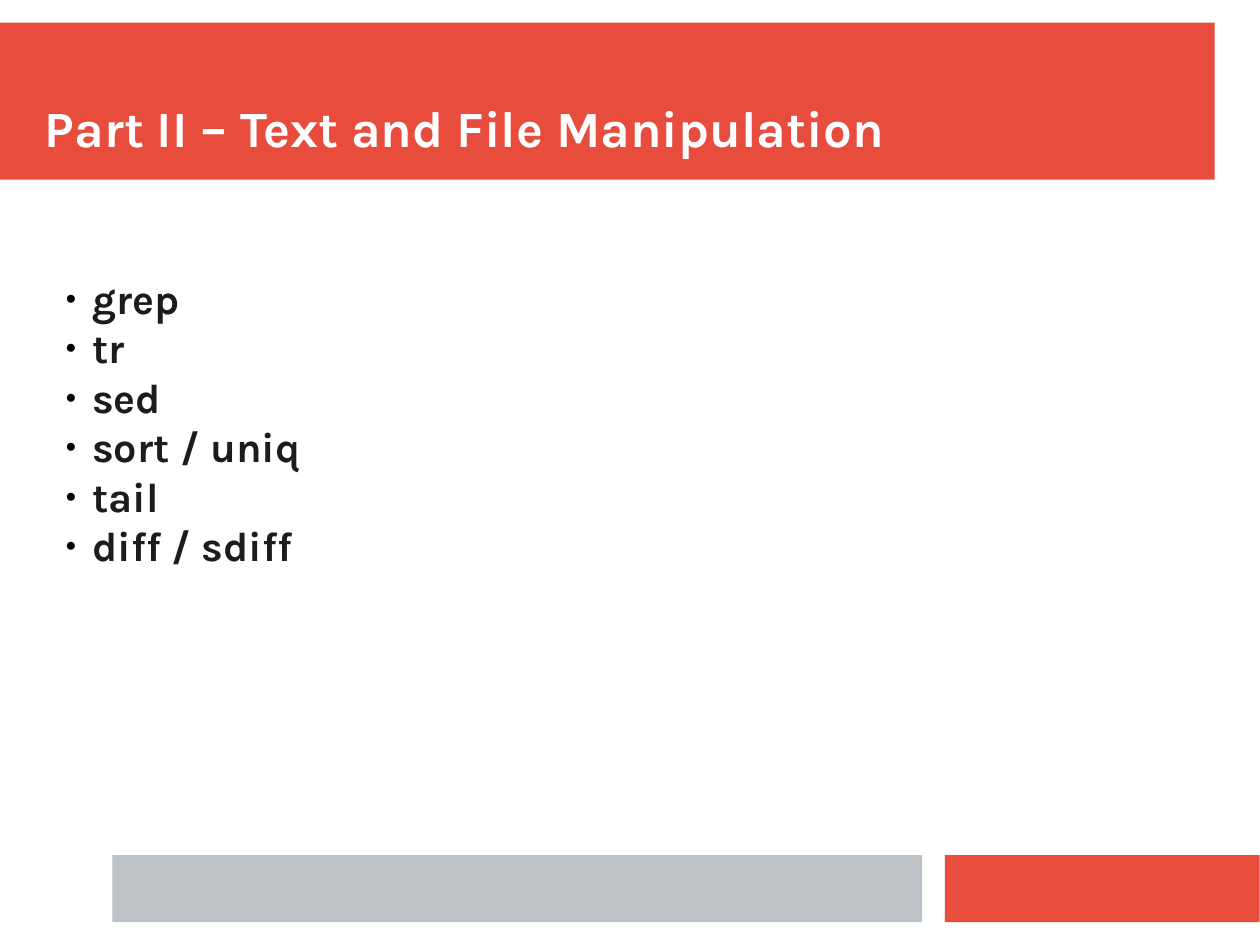
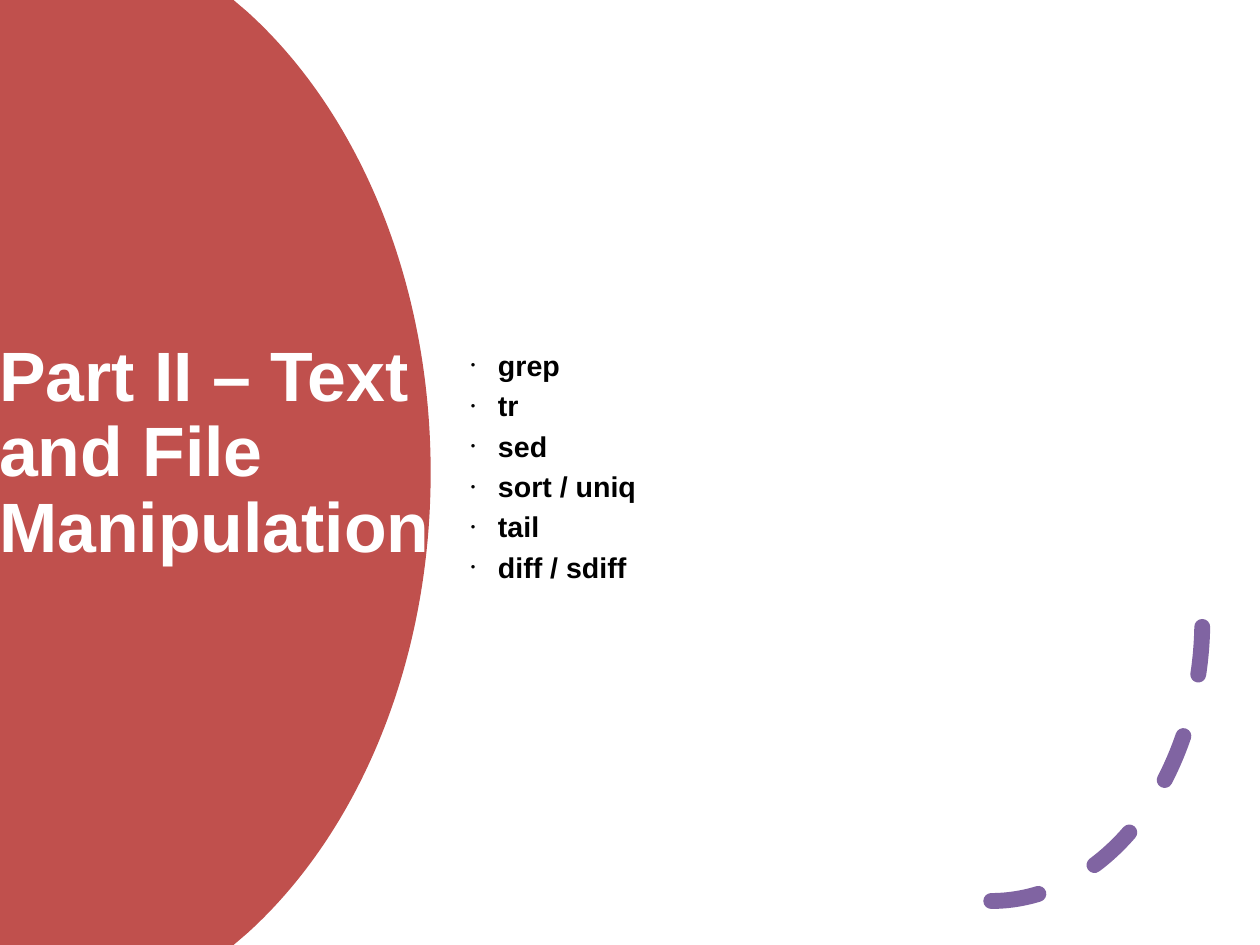
Before and after one commit to ianmiell/introduction-to-the-command-line, a slide deck: slide 14 of slides/introduction_to_the_command_line.pptx. Drawn at 1260x945 pixels with LibreOffice and Linux fonts; fonts in the diff are those of the drawing. Boxes give left, top, right and bottom in pixels: in the first picture for what was removed or moved away, otherwise in the second. Text is boxed around its words. In the diff, an @@ line names an element or a change of style, - is before the commit and + after.

```diff
--- a/slides/introduction_to_the_command_line.pptx
+++ b/slides/introduction_to_the_command_line.pptx
@@ rectangle added at [0, 0, 1260, 945], fill #FFFFFF @@
@@ freeform shape added at [0, 0, 431, 945], fill #C0504D @@
@@ text "grep": place and size @@
-text "grep" at [92, 289, 300, 562]
+text "grep" at [498, 360, 636, 579]
@@ text "grep" at [498, 360, 636, 579]: size 26 to 18 pt, font Karla to Arial, text colour #1C1C1C to #000000; bullet ● to •; line spacing 1 to 0.9; more space between paragraphs; vertical alignment top to middle @@
@@ text "Part II – Text and ...": place and size @@
-text "Part II – Text and ..." at [45, 111, 884, 159]
+text "Part II – Text and ..." at [0, 353, 429, 565]
@@ text "Part II – Text and ..." at [0, 353, 429, 565]: size 32 to 44 pt, font Karla to Arial; line spacing 1 to 0.9; more space between paragraphs; vertical alignment bottom to middle @@
@@ arc (boxed as its full ellipse) added at [781, 338, 1203, 901], outline #8064A2 10 pt dashed @@
@@ rectangle removed at [112, 855, 922, 923] @@
```
Also in this commit, not shown: 19 other slides changed, 1 other file.
